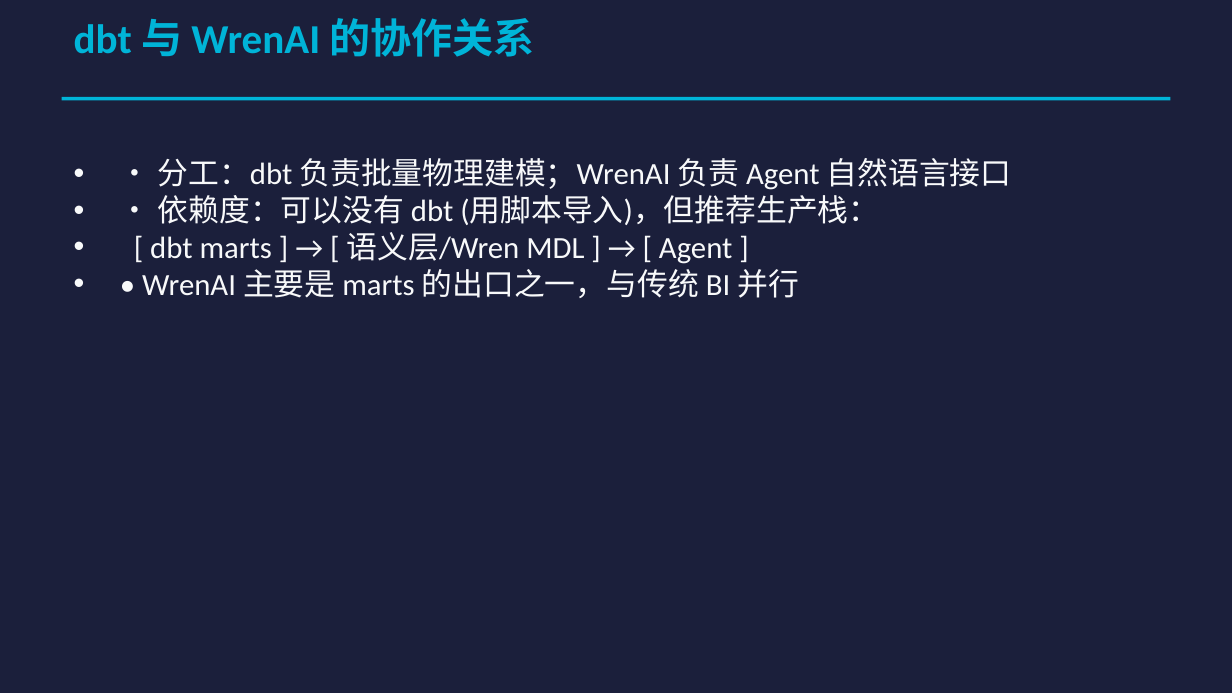
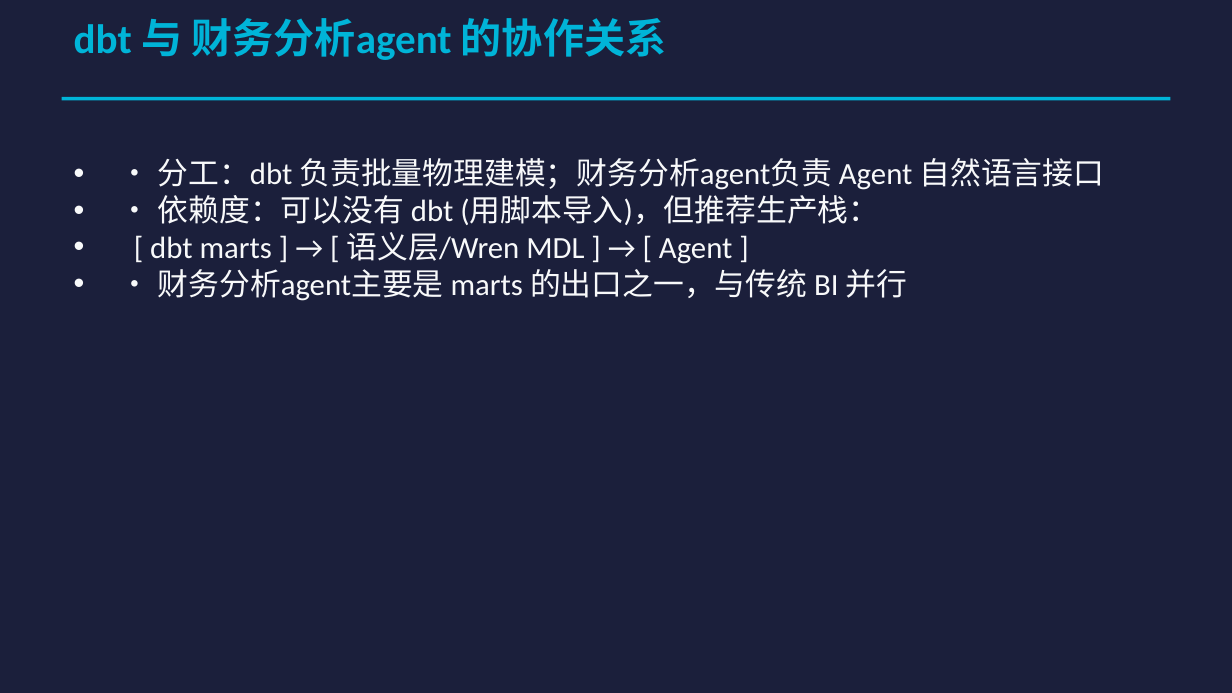
Before and after one commit to sunmoonlion/WrenAI, a slide deck: slide 8 of BI-agent研究.pptx (slide 10 before the commit). Drawn at 1232x693 pixels with LibreOffice and Linux fonts; fonts in the diff are those of the drawing. Boxes give left, top, right and bottom in pixels: in the first picture for what was removed or moved away, otherwise in the second. Text is boxed around its words. In the diff, an @@ line names an element or a change of style, - is before the commit and + after.

Commit message:
dd

```diff
--- a/BI-agent研究.pptx
+++ b/BI-agent研究.pptx
@@ text at bbox=[74, 18, 666, 60]: text changed @@
-dbt 与 WrenAI 的协作关系
+dbt 与 财务分析agent 的协作关系
@@ text at bbox=[158, 158, 1104, 190]: text changed @@
-• • 分工：dbt 负责批量物理建模；WrenAI 负责 Agent 自然语言接口
+• • 分工：dbt 负责批量物理建模；财务分析agent负责 Agent 自然语言接口
@@ text at bbox=[158, 269, 908, 301]: text changed @@
-• • WrenAI 主要是 marts 的出口之一，与传统 BI 并行
+• • 财务分析agent主要是 marts 的出口之一，与传统 BI 并行
```
Also in this commit, not shown: 7 other slides changed, 10 slides removed.
